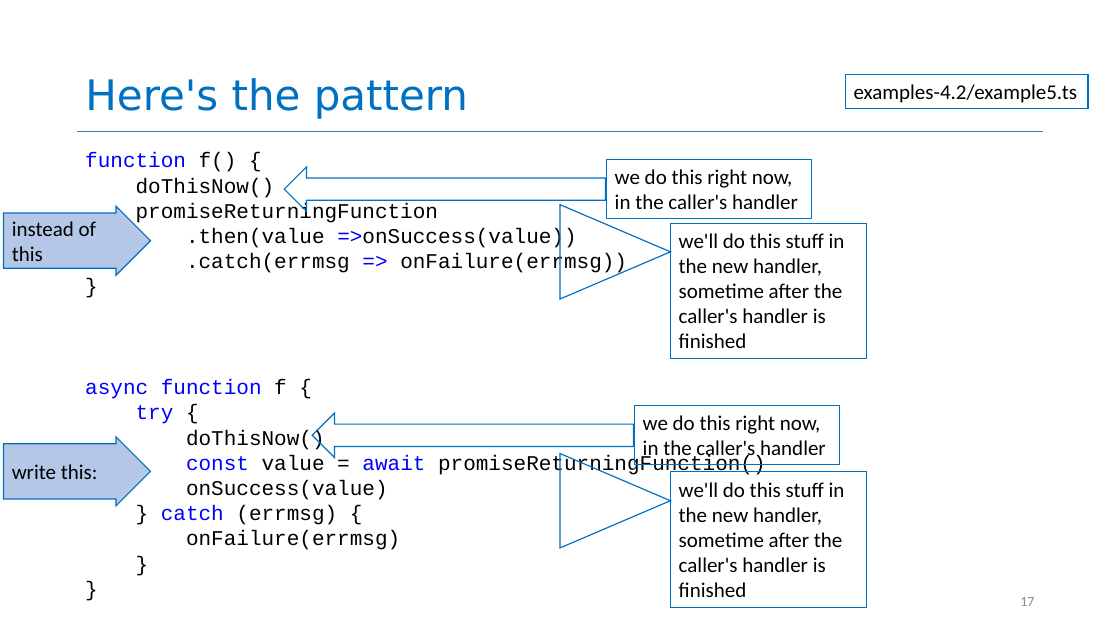
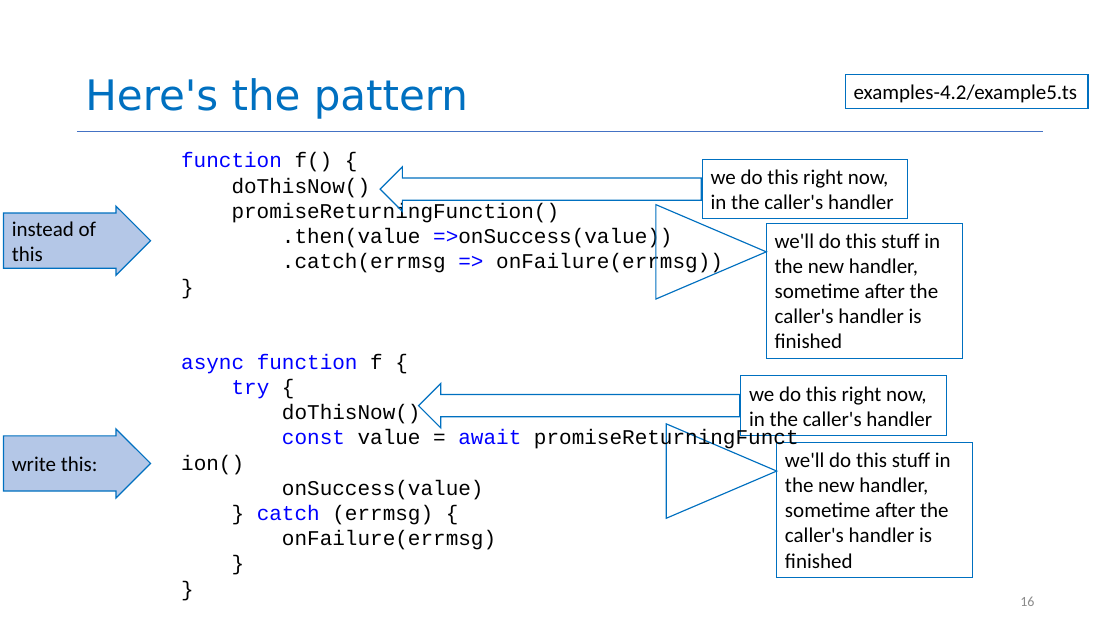
Before and after one commit to neu-se/CS4530-CS5500-Spring-2021, a slide deck: slide 16 of Slides/Lesson 4.2 Promises that Fail and Async.pptx (slide 17 before the commit). Drawn at 1120x630 pixels with LibreOffice and Linux fonts; fonts in the diff are those of the drawing. Boxes give left, top, right and bottom in pixels: in the first picture for what was removed or moved away, otherwise in the second. Text is boxed around its words. In the diff, an @@ line names an element or a change of style, - is before the commit and + after.

```diff
--- a/Slides/Lesson 4.2 Promises that Fail and Async.pptx
+++ b/Slides/Lesson 4.2 Promises that Fail and Async.pptx
@@ text "function f() {" moved from (x1=85, y1=152, x2=766, y2=550) to (x1=181, y1=153, x2=723, y2=275) @@
@@ 2 rectangles, 1 triangle, 1 left arrow moved together from (x1=284, y1=160, x2=866, y2=360) to (x1=381, y1=160, x2=962, y2=360) @@
@@ text at (x1=232, y1=203, x2=560, y2=223): text changed @@
-promiseReturningFunction
+promiseReturningFunction()
@@ text added at (x1=181, y1=354, x2=521, y2=550), 18 pt, text #000000 @@
+async function f {
+try {
+doThisNow()
+const value = await promiseReturningFunction()
+onSuccess(value)
+} catch (errmsg) {
+onFailure(errmsg)
+}
+}
@@ text at (x1=85, y1=379, x2=766, y2=550): paragraphs removed @@
-async function f {
-try {
-doThisNow()
-const value = await promiseReturningFunction()
-onSuccess(value)
-} catch (errmsg) {
-onFailure(errmsg)
-}
-}
@@ 2 rectangles, 1 triangle, 1 left arrow moved together from (x1=313, y1=406, x2=866, y2=608) to (x1=418, y1=376, x2=973, y2=579) @@
@@ right arrow "write this:" moved from (x1=3, y1=437, x2=150, y2=506) to (x1=3, y1=429, x2=150, y2=498) @@
@@ page number at (x1=1020, y1=597, x2=1034, y2=606): text changed @@
-17
+16
```
Also in this commit, not shown: 10 other slides changed, 1 slide removed, 2 other files.
